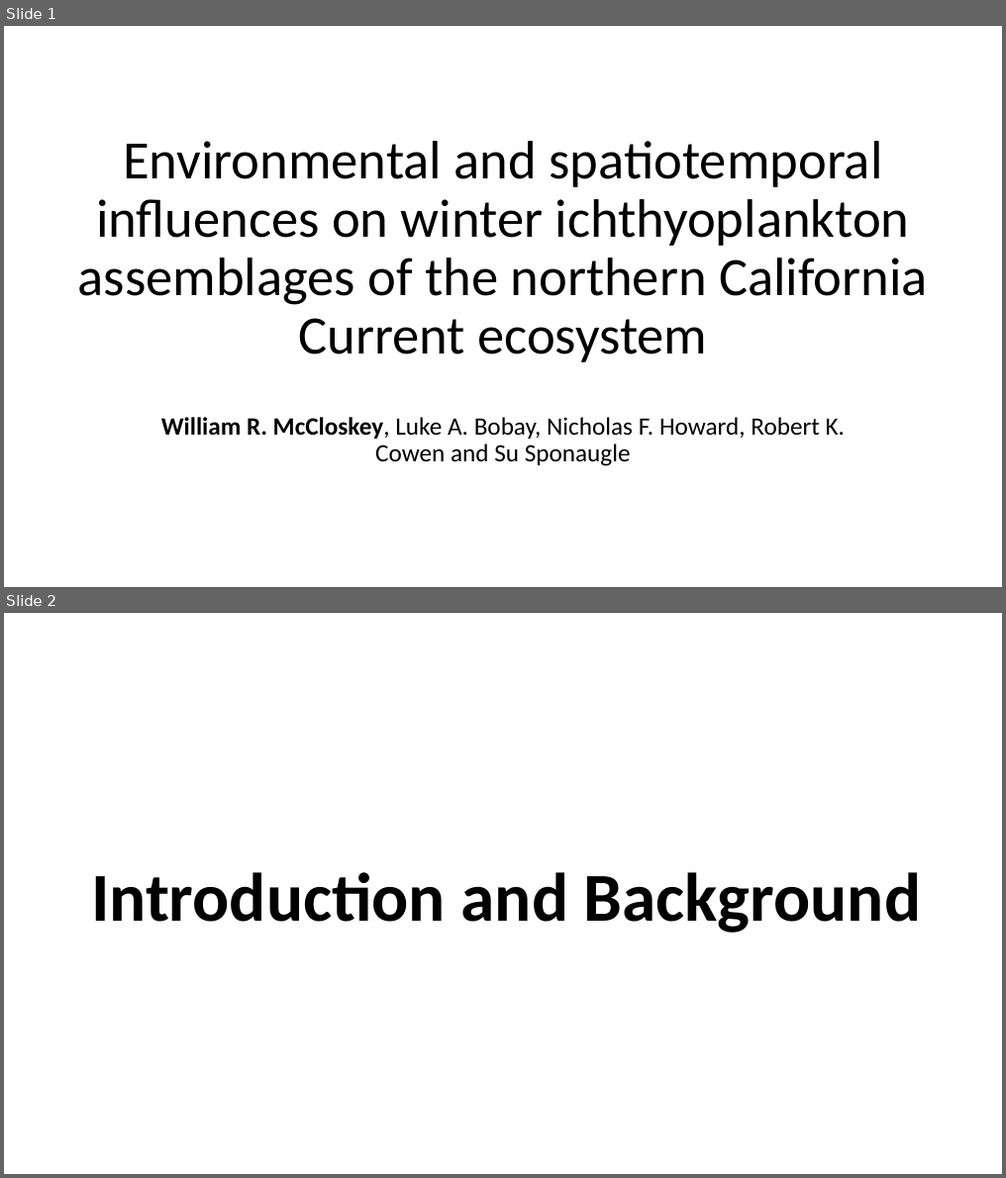
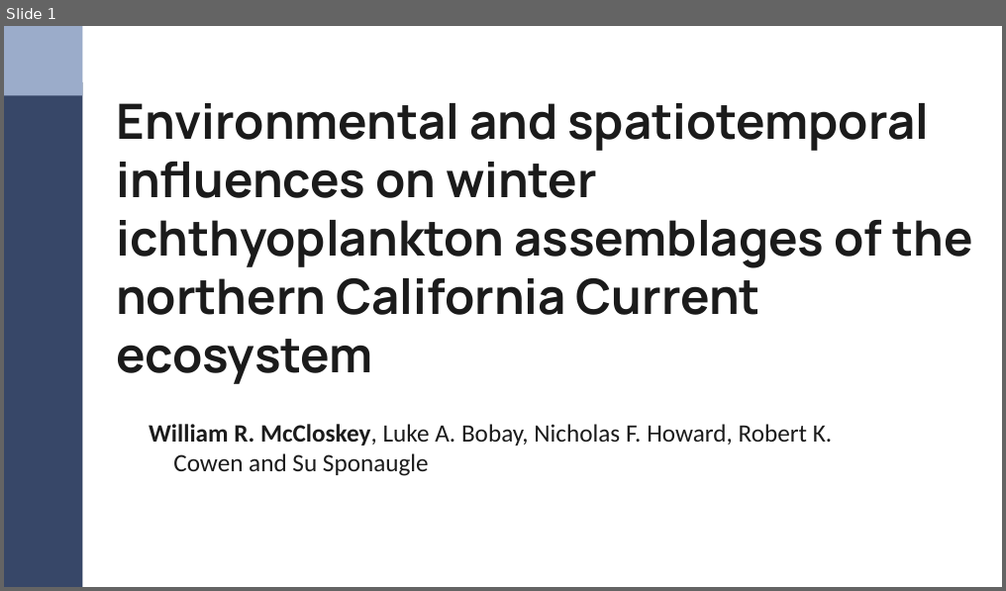
Before and after one commit to LukeABobay/larval-fish-community-analysis, a slide deck: PICES 2026 Presentation.pptx. Shown one above the other, each under a label of ours: slides 1 and 2 before the commit, slide 1 after it. The pictures are 1006x1178 and 1006x591 pixels, drawn with LibreOffice and Linux fonts; fonts in the diff are those of the drawing. Boxes give left, top, right and bottom in pixels: in the first picture for what was removed or moved away, otherwise in the second. Text is boxed around its words. In the diff, an @@ line names an element or a change of style, - is before the commit and + after.

Commit message:
Revise slides based on Su and Luke's feedback. Add background/template and images. Populate acknowledgements slide with text and logos

```diff
--- a/PICES 2026 Presentation.pptx
+++ b/PICES 2026 Presentation.pptx
@@ slide 2 removed at box(4, 613, 1002, 1174), background #FFFFFF @@
@@ title removed at box(91, 872, 921, 933) @@
-Introduction and Background
@@ slide 1 changed as well @@
@@ rectangle added at box(4, 26, 82, 95), fill #9BACCA @@
@@ rectangle added at box(4, 82, 82, 587), fill #374768 @@
@@ title "Environmental and spatiotemporal influences on ...": place and size @@
-title "Environmental and spatiotemporal influences on ..." at box(78, 141, 928, 363)
+title "Environmental and spatiotemporal influences on ..." at box(116, 103, 973, 384)
@@ title "Environmental and spatiotemporal influences on ..." at box(116, 103, 973, 384): size 52 to 46.8 pt, font Calibri to Manrope, text colour #000000 to #1B1B1B, bold on; alignment centre to left; line spacing 0.9 to 1 @@
@@ subtitle "William R. McCloskey, Luke A. ..." at box(149, 424, 832, 476): text colour #000000 to #1B1B1B; alignment centre to left; indent changed; line spacing 0.9 to 1; less space between paragraphs @@
```
Also in this commit, not shown: 15 other slides changed, 3 slides added, 9 other slides removed.
